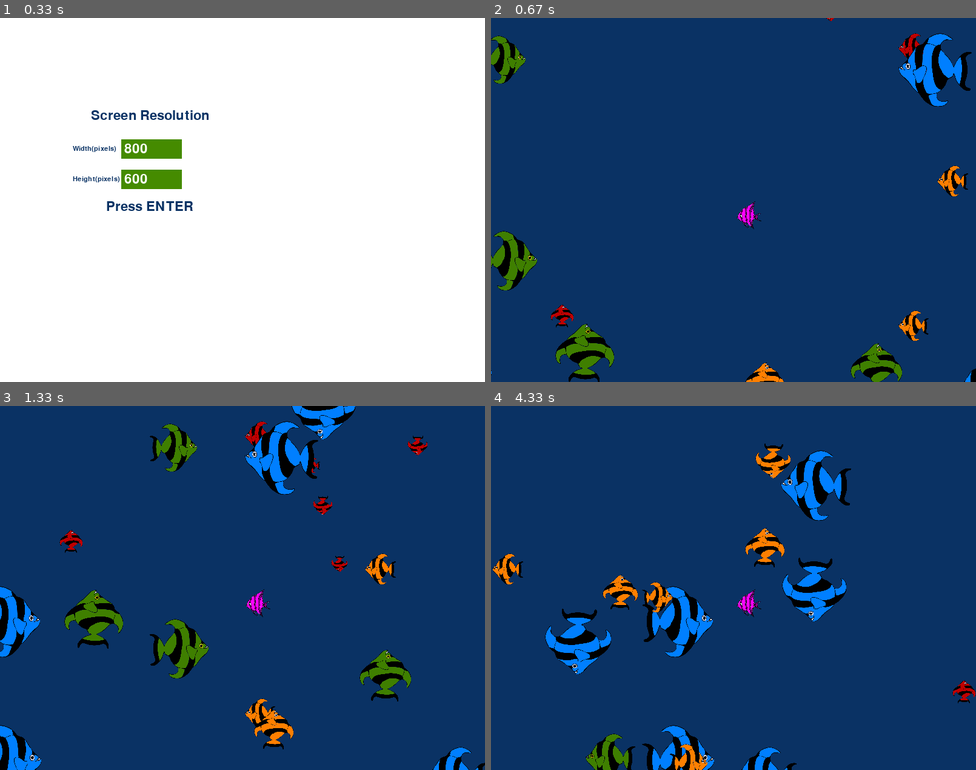
Above: before the commit, frames 1-4 (two rows, left to right).
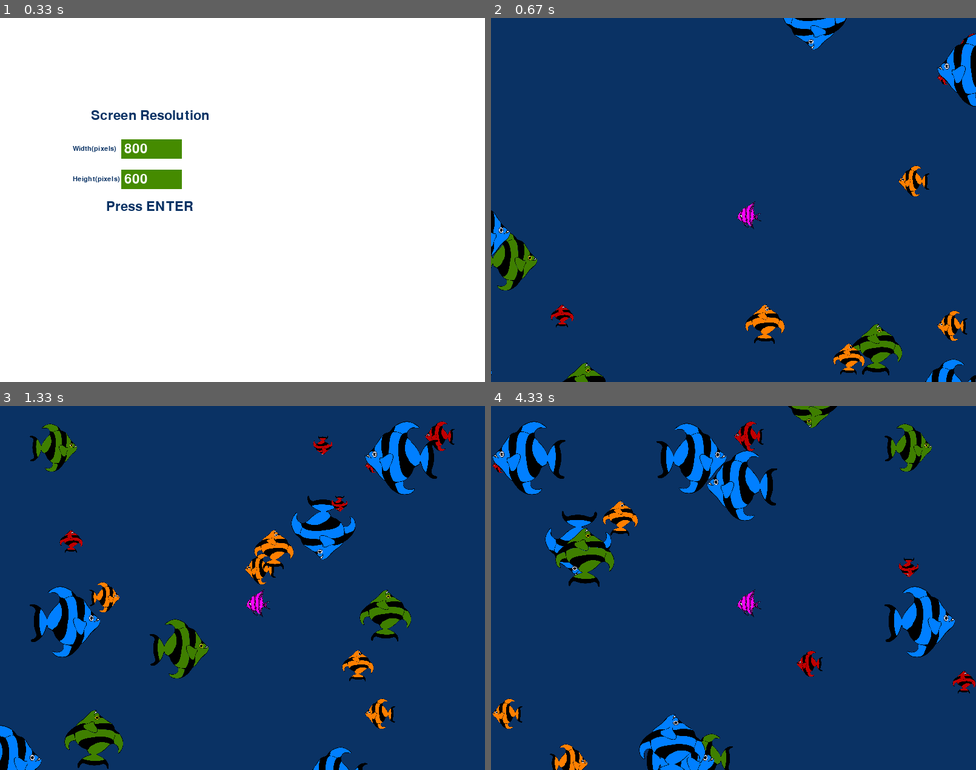
Above: after the commit, the same moments.

Repository: Matt-A-Bennett/python_games
Game: pygame game, started from fish/fish_pygame.py
The game is run twice, just before and just after one commit, with the same random seed, the same clock (stepped at 60 frames per second) and the same inputs.
Inputs:
- Up to frame 1 (0.33 s): no input
- Up to frame 2 (0.67 s): tap Enter at 0.33 s
- Up to frame 3 (1.33 s): no input
- Up to frame 4 (4.33 s): no input

Frame 1 is identical in both runs. In frame 2, 7.9% of the frame differs, in the area x 0-100%, y 0-100%; in frame 3, 15%; in frame 4, 19%.

Commit message:
Undo contiuous speed (it was causing a bug)

Diff:
--- a/fish/fish_pygame.py
+++ b/fish/fish_pygame.py
@@ -22,24 +22,24 @@
             self.rect = self.fish.get_rect()
             self.rect.y = np.random.randint(1,height)
             self.rect.x = -150
-            self.speed = [np.random.rand()*5, 0]
+            self.speed = [np.random.randint(1, 5), 0]
         if side == 2:
             self.rect = self.fish.get_rect()
             self.rect.y = np.random.randint(1,height)
             self.rect.x = width
-            self.speed = [-np.random.rand()*5, 0]
+            self.speed = [-np.random.randint(1, 5), 0]
         if side == 3:
             self.fish = pg.transform.rotate(self.image, 270)
             self.rect = self.fish.get_rect()
             self.rect.x = np.random.randint(1,width)
             self.rect.y = height
-            self.speed = [0, -np.random.rand()*5]
+            self.speed = [0, -np.random.randint(1, 5)]
         if side == 4:
             self.fish = pg.transform.rotate(self.image, 90)
             self.rect = self.fish.get_rect()
             self.rect.x = np.random.randint(1,width)
             self.rect.y = -150
-            self.speed = [0, np.random.rand()*5]
+            self.speed = [0, np.random.randint(1, 5)]
 
         self.fish = pg.transform.scale(self.fish, (self.size, self.size))
 
